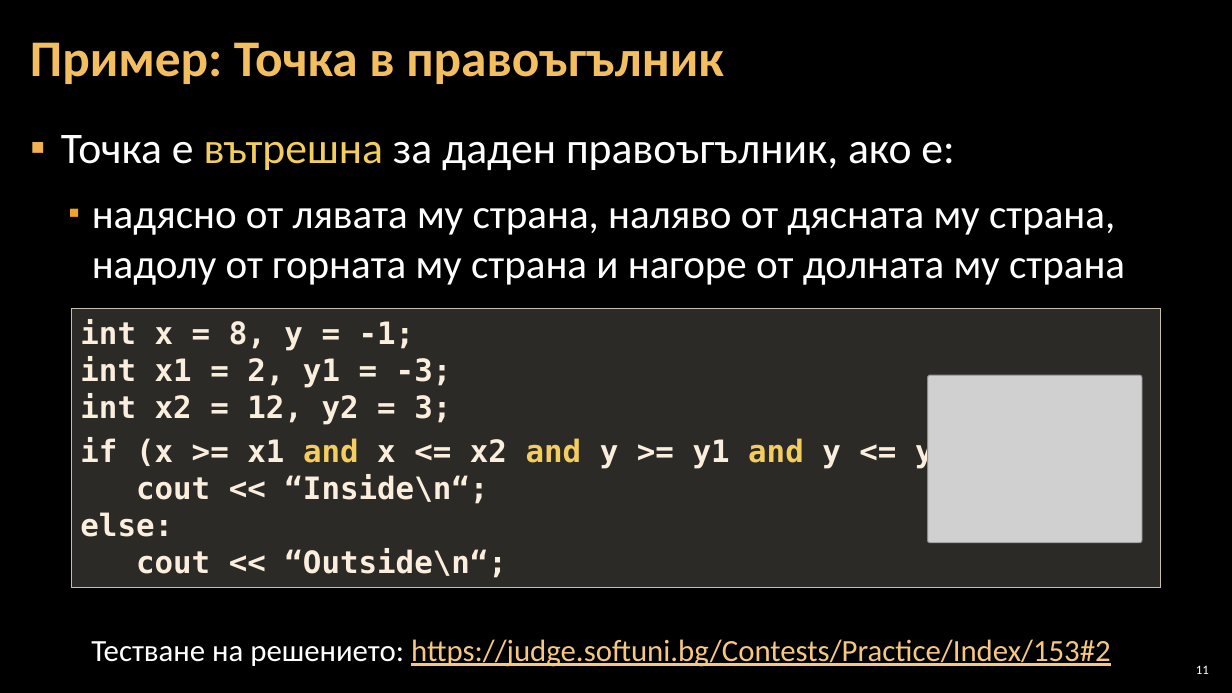
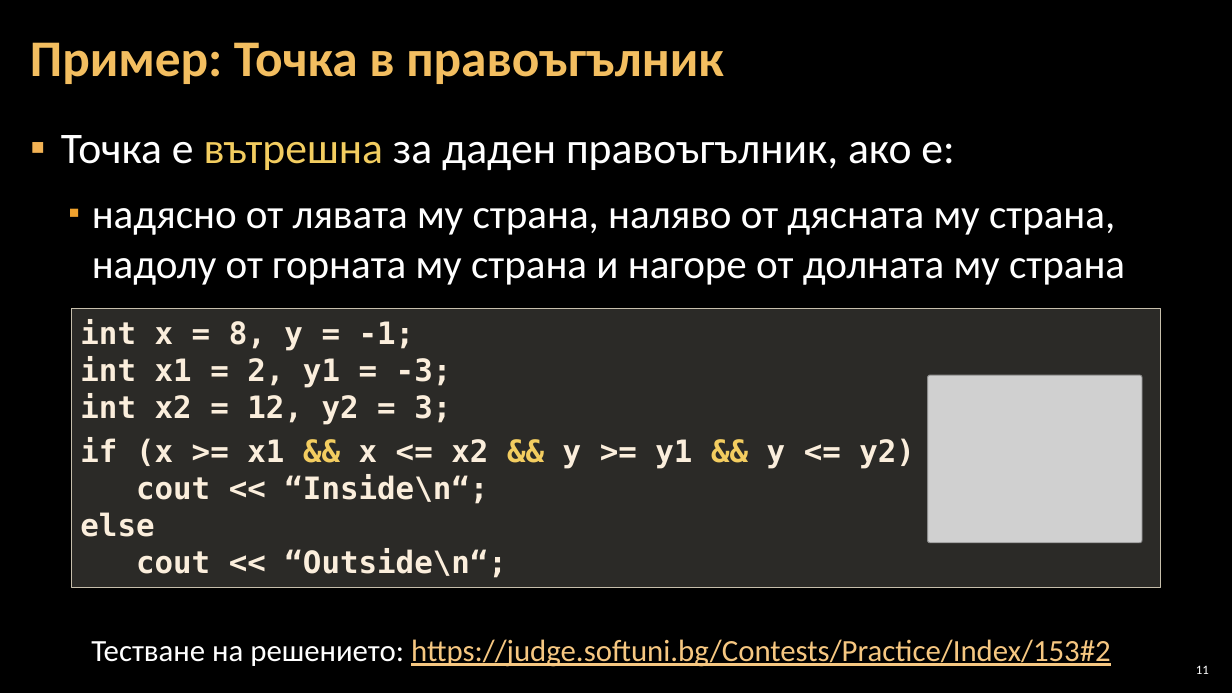
Before and after one commit to Software-University/C-plus-plus, a slide deck: slide 11 of 4. Complex-Conditions/4. Complex-Conditions.pptx. Drawn at 1232x693 pixels with LibreOffice and Linux fonts; fonts in the diff are those of the drawing; grey boxes stand for pictures; background and template pictures are left out. Boxes give left, top, right and bottom in pixels: in the first picture for what was removed or moved away, otherwise in the second. Text is boxed around its words. In the diff, an @@ line names an element or a change of style, - is before the commit and + after.

```diff
--- a/4. Complex-Conditions/4. Complex-Conditions.pptx
+++ b/4. Complex-Conditions/4. Complex-Conditions.pptx
@@ text in rectangle at bbox=[80, 437, 915, 469]: text changed @@
-if (x >= x1 and x <= x2 and y >= y1 and y <= y2)
+if (x >= x1 && x <= x2 && y >= y1 && y <= y2)
@@ text in rectangle at bbox=[80, 512, 154, 537]: text changed @@
-else:
+else
```
Also in this commit, not shown: 9 other slides changed.
